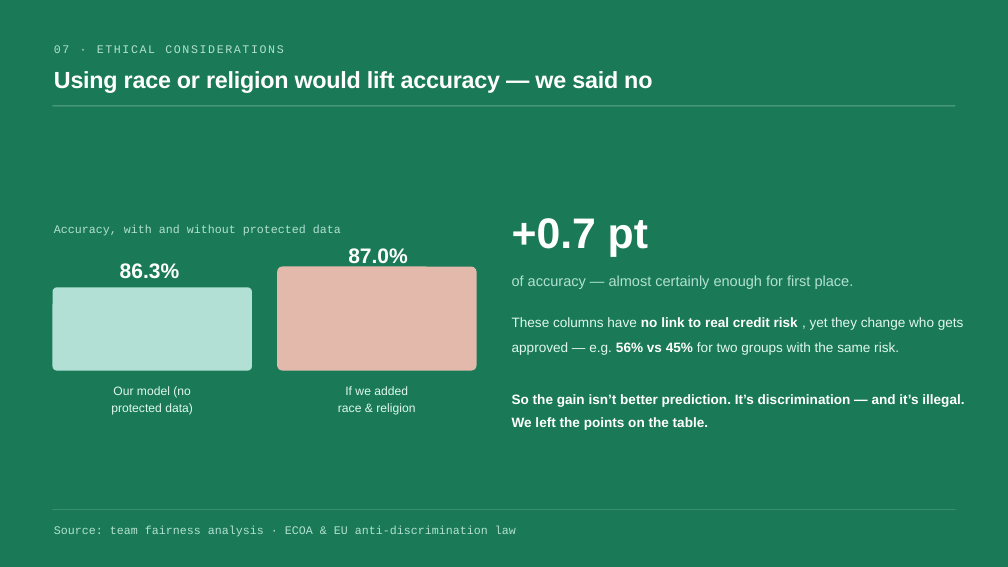
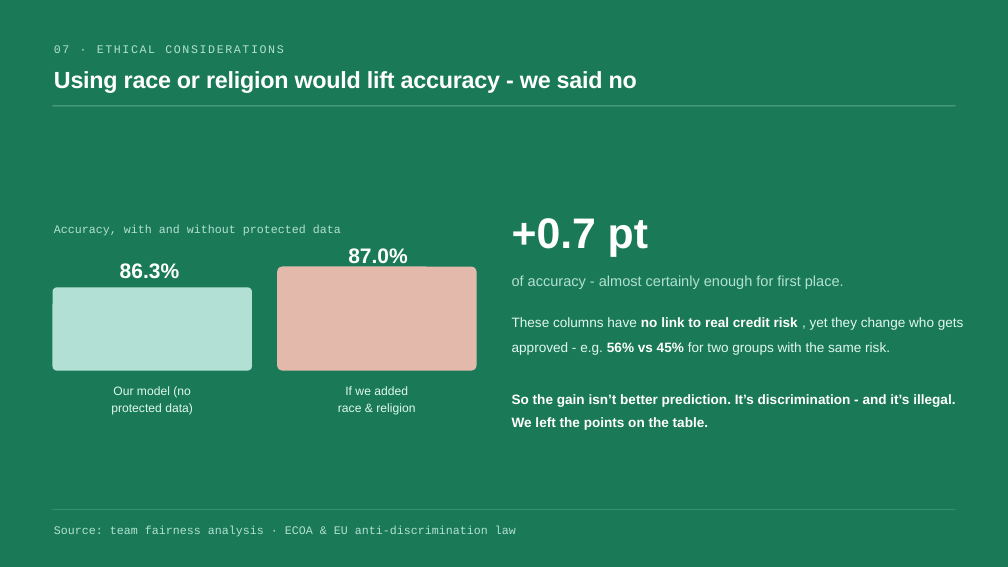
Before and after one commit to GianlucaBave/final-data-finance, a slide deck: slide 7 of presentation/Consulting_Finance_ML_Slides.pptx. Drawn at 1008x567 pixels with LibreOffice and Linux fonts; fonts in the diff are those of the drawing. Boxes give left, top, right and bottom in pixels: in the first picture for what was removed or moved away, otherwise in the second. Text is boxed around its words. In the diff, an @@ line names an element or a change of style, - is before the commit and + after.

```diff
--- a/presentation/Consulting_Finance_ML_Slides.pptx
+++ b/presentation/Consulting_Finance_ML_Slides.pptx
@@ text at bbox=[54, 71, 637, 93]: text changed @@
-Using race or religion would lift accuracy — we said no
+Using race or religion would lift accuracy - we said no
@@ text at bbox=[512, 275, 844, 289]: text changed @@
-of accuracy — almost certainly enough for first place.
+of accuracy - almost certainly enough for first place.
@@ text at bbox=[512, 317, 964, 355]: text changed @@
-These columns have no link to real credit risk , yet they change who gets approved — e.g. 56% vs 45% for two groups with the same risk.
+These columns have no link to real credit risk , yet they change who gets approved - e.g. 56% vs 45% for two groups with the same risk.
@@ text at bbox=[512, 394, 955, 430]: text changed @@
-So the gain isn’t better prediction. It’s discrimination — and it’s illegal. We left the points on the table.
+So the gain isn’t better prediction. It’s discrimination - and it’s illegal. We left the points on the table.
```
Also in this commit, not shown: 9 other slides changed.
